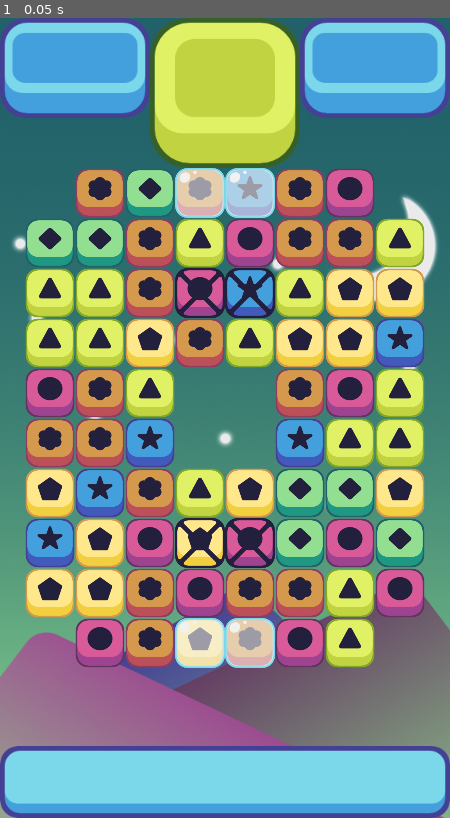
Above: before the commit, frame 1.
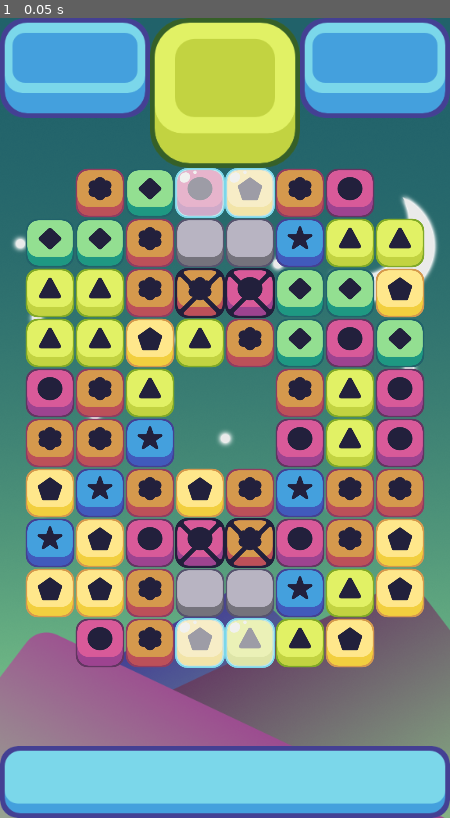
Above: after the commit, the same moment.

Repository: DeXoteric/G_Match3
Game: Godot game, scene res://scenes/GameWIndow.tscn
Same seed, same stepped clock (60 frames per second), same inputs: the game is played once before the commit and once after it.
Inputs:
- Up to frame 1 (0.05 s): no input

The runs differ from the first frame. In frame 1, 19% of the frame differs, in the area x 39-95%, y 19-82%.

Commit message:
Taft Episode 21

Diff:
--- /dev/null
+++ b/G_Match3/scenes/Concrete.tscn
@@ -0,0 +1,9 @@
+[gd_scene load_steps=3 format=2]
+
+[ext_resource path="res://assets/Concrete.png" type="Texture" id=1]
+[ext_resource path="res://scenes/Ice.tscn" type="PackedScene" id=2]
+
+[node name="Concrete" instance=ExtResource( 2 )]
+
+[node name="Sprite" parent="." index="0"]
+texture = ExtResource( 1 )
--- a/G_Match3/scenes/GameWIndow.tscn
+++ b/G_Match3/scenes/GameWIndow.tscn
@@ -6,6 +6,7 @@
 [ext_resource path="res://scripts/Grid.gd" type="Script" id=4]
 [ext_resource path="res://scripts/IceHolder.gd" type="Script" id=5]
 [ext_resource path="res://scripts/LockHolder.gd" type="Script" id=6]
+[ext_resource path="res://scripts/ConcreteHolder.gd" type="Script" id=7]
 
 [node name="GameWIndow" type="Node2D"]
 
@@ -45,12 +46,16 @@
 empty_spaces = PoolVector2Array( 0, 0, 7, 0, 0, 9, 7, 9, 3, 4, 3, 5, 4, 4, 4, 5 )
 ice_spaces = PoolVector2Array( 3, 0, 4, 0, 3, 9, 4, 9 )
 lock_spaces = PoolVector2Array( 3, 2, 4, 2, 3, 7, 4, 7 )
+concrete_spaces = PoolVector2Array( 3, 1, 4, 1, 3, 8, 4, 8 )
 
 [node name="IceHolder" type="Node2D" parent="."]
 script = ExtResource( 5 )
 
 [node name="LockHolder" type="Node2D" parent="."]
 script = ExtResource( 6 )
+
+[node name="ConcreteHolder" type="Node2D" parent="."]
+script = ExtResource( 7 )
 
 [node name="DestroyTimer" type="Timer" parent="."]
 wait_time = 0.5
@@ -63,11 +68,14 @@
 [node name="RefillTimer" type="Timer" parent="."]
 wait_time = 0.5
 one_shot = true
+[connection signal="damage_concrete" from="Grid" to="ConcreteHolder" method="_on_Grid_damage_concrete"]
 [connection signal="damage_ice" from="Grid" to="IceHolder" method="_on_Grid_damage_ice"]
 [connection signal="damage_lock" from="Grid" to="LockHolder" method="_on_Grid_damage_lock"]
+[connection signal="make_concrete" from="Grid" to="ConcreteHolder" method="_on_Grid_make_concrete"]
 [connection signal="make_ice" from="Grid" to="IceHolder" method="_on_Grid_make_ice"]
 [connection signal="make_lock" from="Grid" to="LockHolder" method="_on_Grid_make_lock"]
 [connection signal="remove_lock" from="LockHolder" to="Grid" method="_on_LockHolder_remove_lock"]
+[connection signal="remove_concrete" from="ConcreteHolder" to="Grid" method="_on_ConcreteHolder_remove_concrete"]
 [connection signal="timeout" from="DestroyTimer" to="Grid" method="_on_DestroyTimer_timeout"]
 [connection signal="timeout" from="CollapseTimer" to="Grid" method="_on_CollapseTimer_timeout"]
 [connection signal="timeout" from="RefillTimer" to="Grid" method="_on_RefillTimer_timeout"]
--- /dev/null
+++ b/G_Match3/scripts/ConcreteHolder.gd
@@ -0,0 +1,35 @@
+extends Node2D
+
+var concrete_pieces = []
+var width = 8
+var height = 10
+var concrete = preload("res://scenes/Concrete.tscn")
+
+signal remove_concrete
+
+
+func make_2d_array():
+	var array = []
+	for i in width:
+		array.append([])
+		for j in height:
+			array[i].append(null)
+	return array
+
+
+func _on_Grid_make_concrete(board_position):
+	if concrete_pieces.size() == 0:
+		concrete_pieces = make_2d_array()
+	var current = concrete.instance()
+	add_child(current)
+	current.position = Vector2(board_position.x * 64 + 64, -board_position.y * 64 + 800)
+	concrete_pieces[board_position.x][board_position.y] = current
+
+
+func _on_Grid_damage_concrete(board_position):
+	if concrete_pieces[board_position.x][board_position.y] != null:
+		concrete_pieces[board_position.x][board_position.y].take_damage(1)
+		if concrete_pieces[board_position.x][board_position.y].health <= 0:
+			concrete_pieces[board_position.x][board_position.y].queue_free()
+			concrete_pieces[board_position.x][board_position.y] = null
+			emit_signal("remove_concrete", board_position)
--- a/G_Match3/scripts/Grid.gd
+++ b/G_Match3/scripts/Grid.gd
@@ -12,6 +12,7 @@
 export var empty_spaces: PoolVector2Array
 export var ice_spaces: PoolVector2Array
 export var lock_spaces: PoolVector2Array
+export var concrete_spaces: PoolVector2Array
 
 var possible_pieces = [
 preload("res://scenes/BluePiece.tscn"),
@@ -35,6 +36,8 @@
 signal damage_ice
 signal make_lock
 signal damage_lock
+signal make_concrete
+signal damage_concrete
 
 
 func _ready():
@@ -44,15 +47,18 @@
 	spawn_pieces()
 	spawn_ice()
 	spawn_locks()
-
-
-func _process(delta):
+	spawn_concrete()
+
+
+func _process(_delta):
 	if state == MOVE:
 		touch_input()
 
 
 func restricted_fill(place):
 	if is_in_array(empty_spaces, place):
+		return true
+	if is_in_array(concrete_spaces, place):
 		return true
 	return false
 
@@ -68,6 +74,12 @@
 		if array[i] == item:
 			return true
 	return false
+
+
+func remove_from_array(array, item):
+	for i in range(array.size() - 1, -1, -1):
+		if array[i] == item:
+			array.remove(i)
 
 
 func make_2d_array():
@@ -103,6 +115,11 @@
 func spawn_locks():
 	for i in lock_spaces.size():
 		emit_signal("make_lock", lock_spaces[i])
+
+
+func spawn_concrete():
+	for i in concrete_spaces.size():
+		emit_signal("make_concrete", concrete_spaces[i])
 
 
 func match_at(i, j, color):
@@ -238,9 +255,21 @@
 		swap_back()
 
 
+func check_concrete(column, row):
+	if column < width - 1:
+		emit_signal("damage_concrete", Vector2(column + 1, row))
+	if column > 0:
+		emit_signal("damage_concrete", Vector2(column - 1, row))
+	if row < height - 1:
+		emit_signal("damage_concrete", Vector2(column, row + 1))
+	if row > 0:
+		emit_signal("damage_concrete", Vector2(column, row - 1))
+
+
 func damage_special(column, row):
 	emit_signal("damage_ice", Vector2(column, row))
 	emit_signal("damage_lock", Vector2(column, row))
+	check_concrete(column, row)
 
 
 func collapse_columns():
@@ -301,3 +330,9 @@
 	for i in range(lock_spaces.size() - 1, -1, -1):
 		if lock_spaces[i] == place:
 			lock_spaces.remove(i)
+
+
+func _on_ConcreteHolder_remove_concrete(place):
+	for i in range(concrete_spaces.size() - 1, -1, -1):
+		if concrete_spaces[i] == place:
+			concrete_spaces.remove(i)
Not shown: 1 places in G_Match3/scenes/GameWIndow.tscn that only renumber resources
